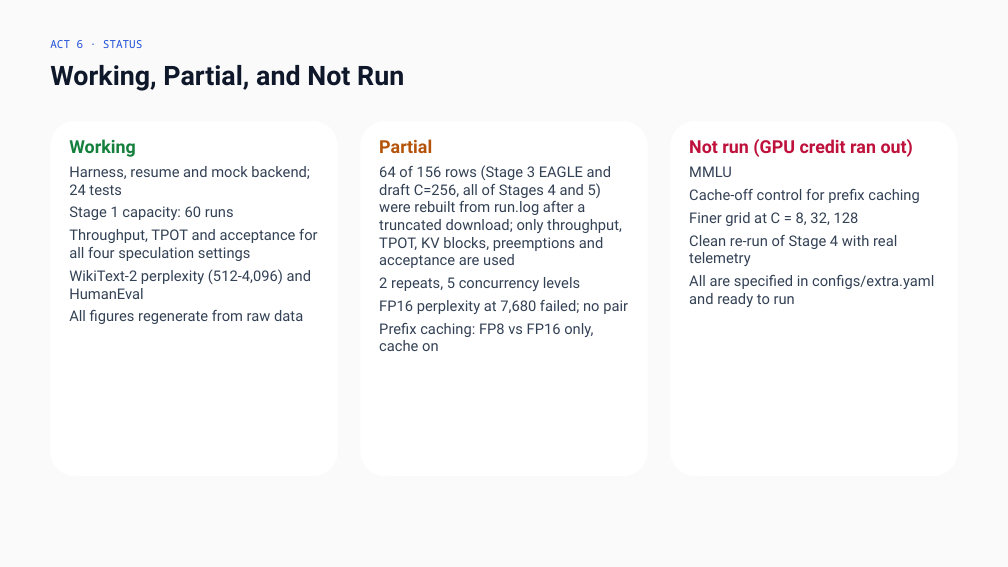
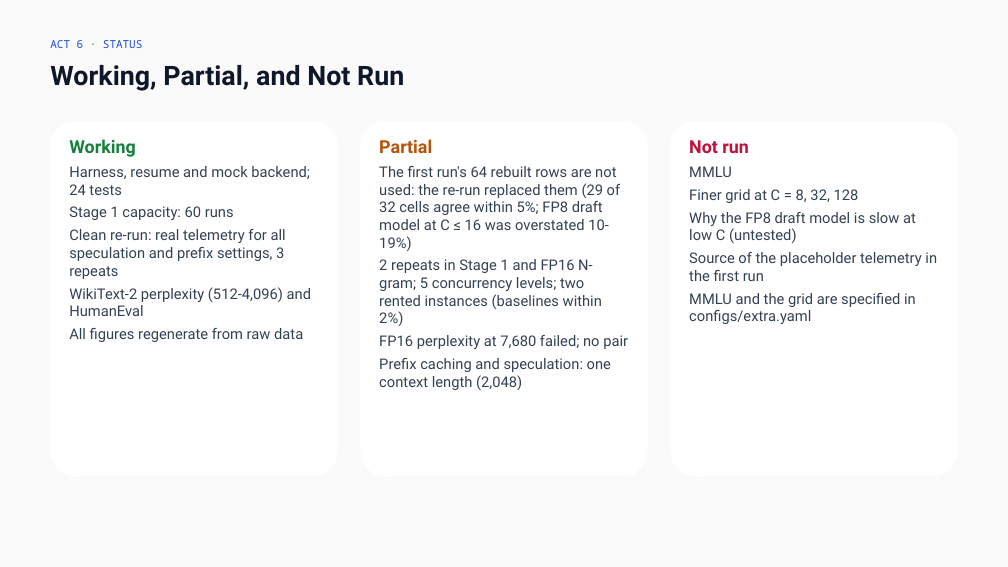
Before and after one commit to mridulpant2010/llm_serving, a slide deck: slide 25 of docs/Final_Presentation.pptx. Drawn at 1008x567 pixels with LibreOffice and Linux fonts; fonts in the diff are those of the drawing. Boxes give left, top, right and bottom in pixels: in the first picture for what was removed or moved away, otherwise in the second. Text is boxed around its words. In the diff, an @@ line names an element or a change of style, - is before the commit and + after.

```diff
--- a/docs/Final_Presentation.pptx
+++ b/docs/Final_Presentation.pptx
@@ text at (689,140,749,153): text changed @@
-Not run (GPU credit ran out)
+Not run
@@ text at (379,166,621,326): text changed @@
-64 of 156 rows (Stage 3 EAGLE and draft C=256, all of Stages 4 and 5) were rebuilt from run.log after a truncated download; only throughput, TPOT, KV blocks, preemptions and acceptance are used
-2 repeats, 5 concurrency levels
+The first run's 64 rebuilt rows are not used: the re-run replaced them (29 of 32 cells agree within 5%; FP8 draft model at C ≤ 16 was overstated 10-19%)
+2 repeats in Stage 1 and FP16 N-gram; 5 concurrency levels; two rented instances (baselines within 2%)
@@ text at (689,189,919,203): paragraph removed @@
-Cache-off control for prefix caching
@@ text at (69,229,286,279): text changed @@
-Throughput, TPOT and acceptance for all four speculation settings
+Clean re-run: real telemetry for all speculation and prefix settings, 3 repeats
@@ text at (689,212,937,324): text changed @@
-Clean re-run of Stage 4 with real telemetry
-All are specified in configs/extra.yaml and ready to run
+Why the FP8 draft model is slow at low C (untested)
+Source of the placeholder telemetry in the first run
+MMLU and the grid are specified in configs/extra.yaml
@@ text at (379,358,611,390): text changed @@
-Prefix caching: FP8 vs FP16 only, cache on
+Prefix caching and speculation: one context length (2,048)
```
Also in this commit, not shown: 11 other slides changed, 34 other files.
